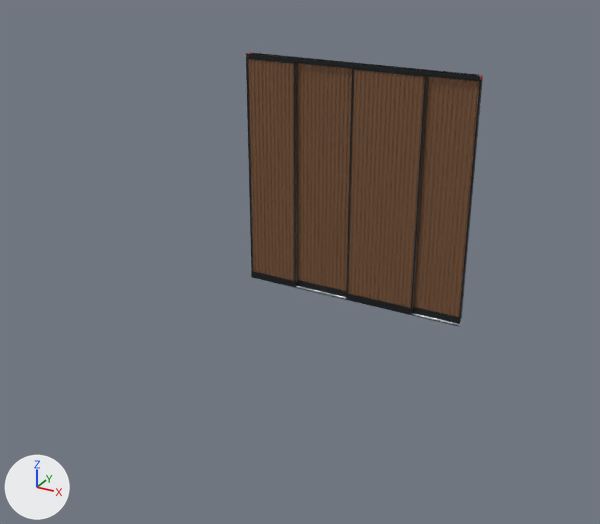
Two versions of the Blender file claude-workspace/maker/sliding-wardrobe/design/wardrobe.blend, one commit apart.
The view is the same before and after, from a 50 mm camera at (5.66, -8.89, 4.84) aimed at (1.51, -1.33, 1.07). The lights are fixed; the arrows at lower left show +X, +Y and +Z. The first picture is the older version.

In view in the first picture: 'C2-lam2', 'C2-lam2-song', 'C3-lam1', 'C3-lam2', 'C3-lam3', 'C3-lam3-song', 'C3-lam4', 'C3-lam4-song', 'C4-lam2', 'C4-lam2-song', 'C4-lam3', 'C4-lam3-song' and 35 more.
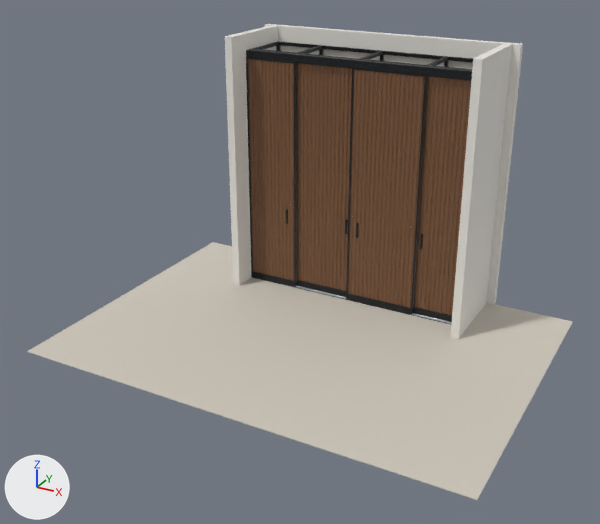
The change in detail:
Object 'KD0-dam-dinh' (ob_kd0_dam_dinh) is now shown.
Object 'KD1-dam-dinh' (ob_kd1_dam_dinh) is now shown.
Object 'KD2-dam-dinh' (ob_kd2_dam_dinh) is now shown.
Object 'KD3-dam-dinh' (ob_kd3_dam_dinh) is now shown.
Object 'Ngang-dinh-truoc' (ob_ngang_dinh_truoc) is now shown.
Object 'Ngang-dinh-sau' (ob_ngang_dinh_sau) is now shown.
Object 'Dam-dau-cua' (ob_dam_dau_cua) is now shown.
Object 'San' (ob_san) is now shown.
Object 'Tuong-sau' (ob_tuong_sau) is now shown.
Object 'Tuong-phai' (ob_tuong_phai) is now shown.
Object 'Tuong-trai' (ob_tuong_trai) is now shown.

Location of each change, (x1, y1, x2, y2) in pixels of the pictures (600 x 524 px):
'San', shown (pale yellow)
    after: (27, 242, 573, 500)
'Tuong-phai', shown
    after: (450, 44, 512, 339)
'Tuong-sau', shown
    after: (265, 24, 523, 305)
'Tuong-trai', shown
    after: (225, 25, 278, 286)
'Dam-dau-cua', shown
    after: (246, 49, 472, 75)
'Ngang-dinh-sau', shown
    after: (277, 41, 473, 63)
'Ngang-dinh-truoc', shown (mostly hidden)
    after: (252, 48, 472, 70)
'KD0-dam-dinh', shown
    after: (253, 42, 279, 49)
'KD2-dam-dinh', shown
    after: (359, 51, 383, 59)
'KD1-dam-dinh', shown
    after: (297, 46, 322, 54)
'KD3-dam-dinh', shown
    after: (427, 57, 448, 66)
